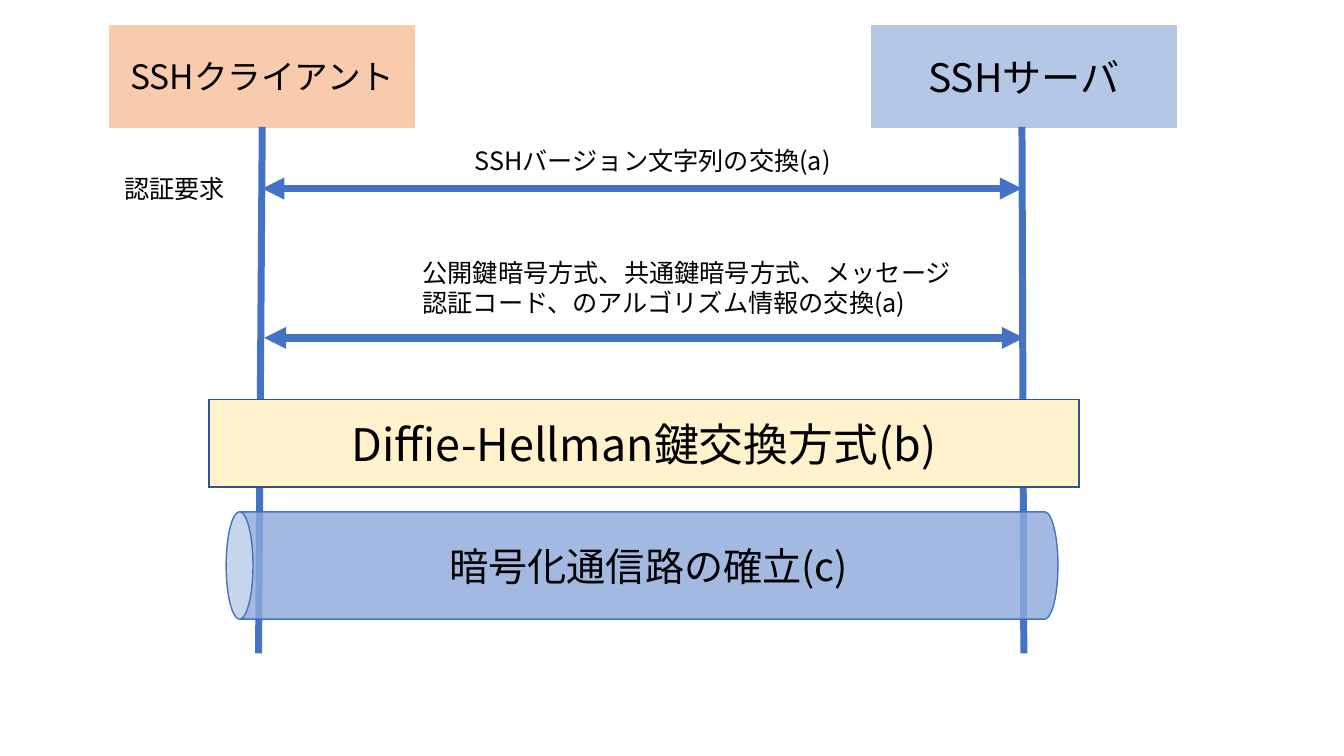
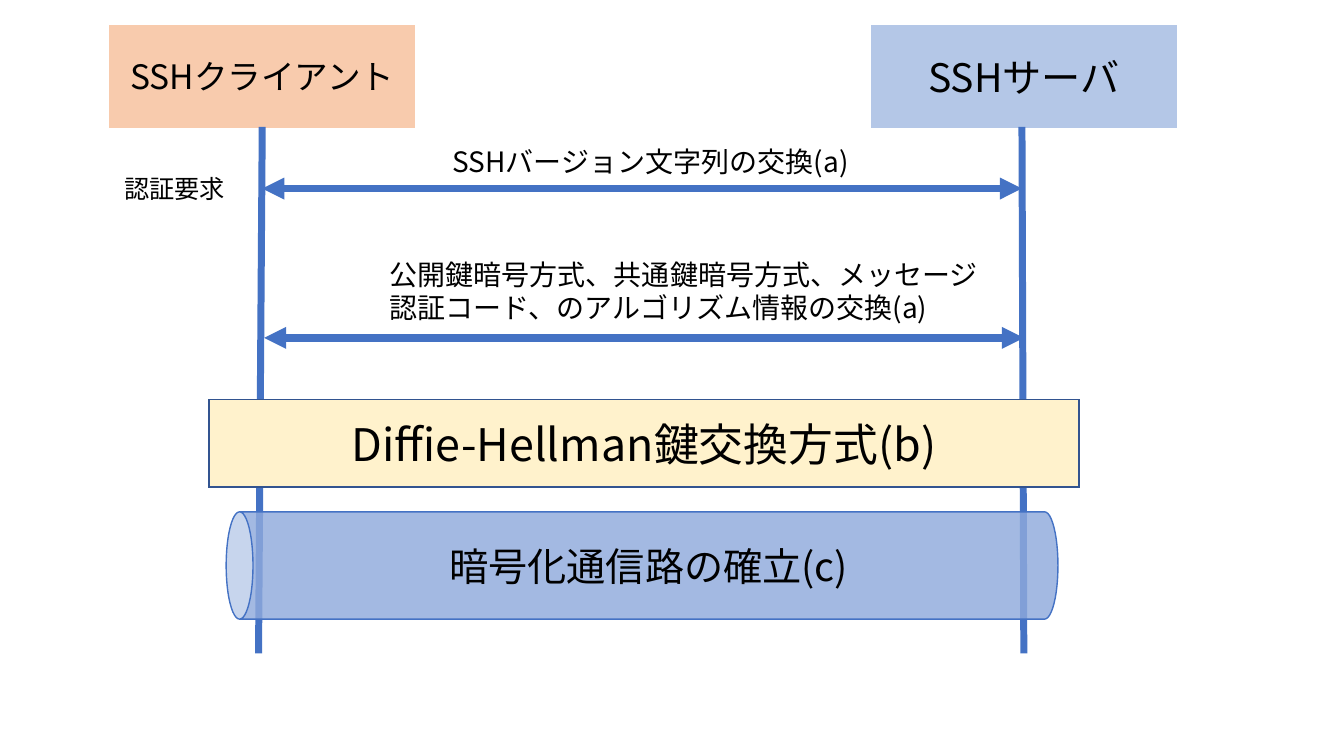
Before and after one commit to Alice-to-Bob/Graduate_School, a slide deck: slide 5 of SUBTHEME/graphs/network_archtecture.pptx. Drawn at 1344x756 pixels with LibreOffice and Linux fonts; fonts in the diff are those of the drawing. Boxes give left, top, right and bottom in pixels: in the first picture for what was removed or moved away, otherwise in the second. Text is boxed around its words. In the diff, an @@ line names an element or a change of style, - is before the commit and + after.

```diff
--- a/SUBTHEME/graphs/network_archtecture.pptx
+++ b/SUBTHEME/graphs/network_archtecture.pptx
@@ text "SSHバージョン文字列の交換(a)": place and size @@
-text "SSHバージョン文字列の交換(a)" at [475, 148, 831, 175]
+text "SSHバージョン文字列の交換(a)" at [452, 148, 848, 178]
@@ text "SSHバージョン文字列の交換(a)" at [452, 148, 848, 178]: size 18 to 20 pt @@
@@ text "公開鍵暗号方式、共通鍵暗号方式、メッセージ" at [390, 261, 978, 324]: size 18 to 20 pt @@
@@ text "公開鍵暗号方式、共通鍵暗号方式、メッセージ": place and size @@
-text "公開鍵暗号方式、共通鍵暗号方式、メッセージ" at [422, 260, 951, 317]
+text "公開鍵暗号方式、共通鍵暗号方式、メッセージ" at [390, 261, 978, 324]
```
Also in this commit, not shown: 4 other slides changed, 5 other files.
